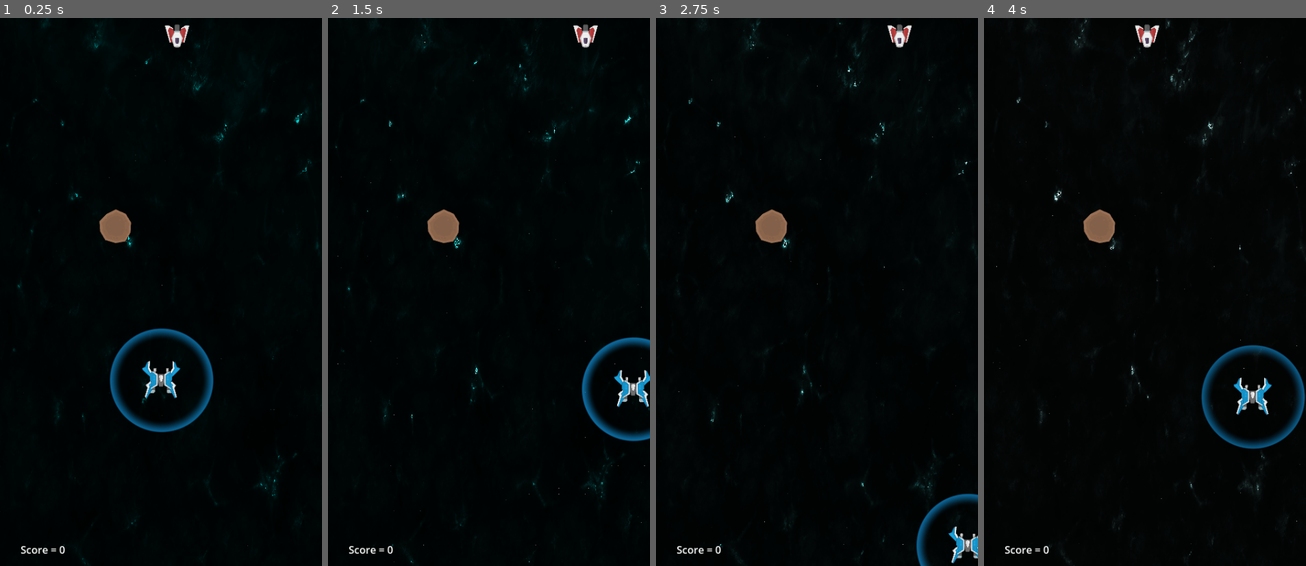
Above: before the commit, frames 1-4 (left to right).
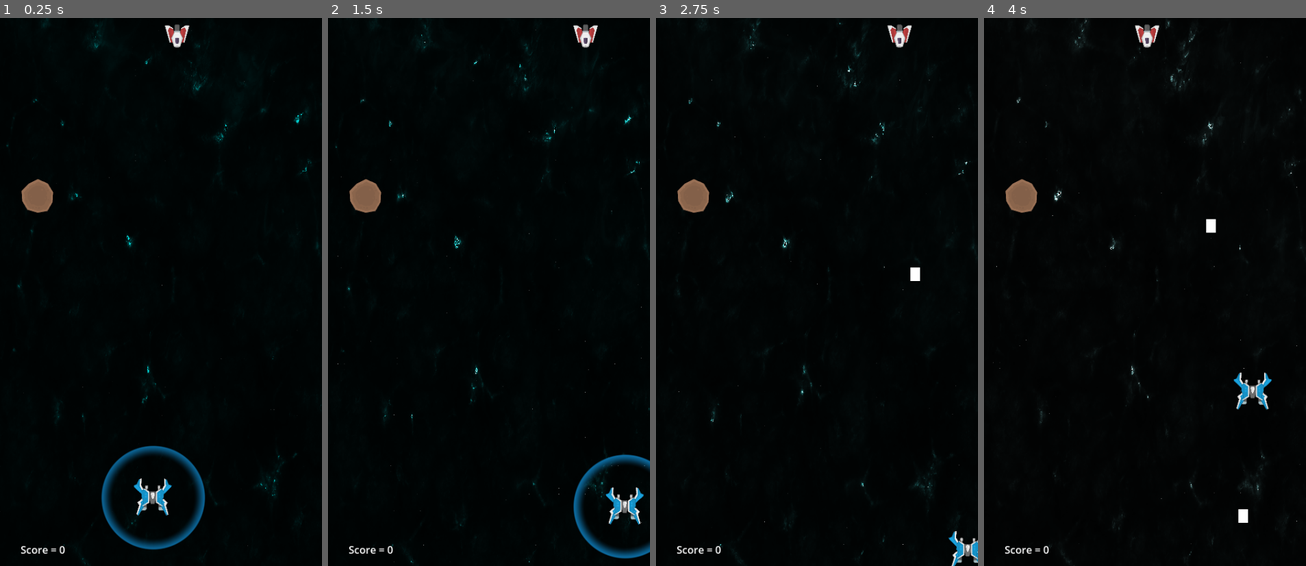
Above: after the commit, the same moments.

Repository: MauroCastro1705/Juego-motores
Game: Godot game, scene res://niveles/nivel-1.tscn
The game is run twice, just before and just after one commit, with the same random seed, the same clock (stepped at 60 frames per second) and the same inputs. The project has no main scene, so this scene is started directly.
Inputs:
- Up to frame 1 (0.25 s): no input
- Up to frame 2 (1.5 s): hold Right (derecha) 0.53-1.28 s; tap Space (disparar) at 0.6, 1.35 s; hold S (abajo) from 1.28 s (still down)
- Up to frame 3 (2.75 s): release S (abajo) at 2.03 s; hold Right (derecha) from 2.03 s (still down); tap Space (disparar) at 2.1 s
- Up to frame 4 (4 s): release Right (derecha) at 2.78 s; hold W (arriba) 2.78-3.53 s; tap Space (disparar) at 2.85, 3.6 s; hold A (izquierda) from 3.53 s (still down)

The runs differ from the first frame. In frame 1, 4.6% of the frame differs, in the area x 6-67%, y 29-97%; in frame 2, 3.6%; in frame 3, 1.8%; in frame 4, 2.9%.

Commit message:
balas enemigo

Diff:
--- /dev/null
+++ b/enemigos/balas_enemigos/bala_enemigo_1.gd
@@ -0,0 +1,6 @@
+extends Area2D
+
+
+
+func _process(delta):
+	position.y += Global.velocidad_bala_enemigo1 * delta
--- /dev/null
+++ b/enemigos/balas_enemigos/bala_enemigo_1.tscn
@@ -0,0 +1,17 @@
+[gd_scene load_steps=3 format=3 uid="uid://bcphjfe43x6ek"]
+
+[ext_resource type="Script" uid="uid://dsk8ywcwni34g" path="res://enemigos/balas_enemigos/bala_enemigo_1.gd" id="1_1ento"]
+
+[sub_resource type="CircleShape2D" id="CircleShape2D_mfkbu"]
+
+[node name="BalaEnemigo1" type="Area2D" groups=["bala_enemigo"]]
+script = ExtResource("1_1ento")
+
+[node name="CollisionShape2D" type="CollisionShape2D" parent="."]
+shape = SubResource("CircleShape2D_mfkbu")
+
+[node name="ColorRect" type="ColorRect" parent="."]
+offset_left = -7.0
+offset_top = -11.0
+offset_right = 8.0
+offset_bottom = 10.0
--- a/enemigos/enemigo-1.tscn
+++ b/enemigos/enemigo-1.tscn
@@ -1,7 +1,8 @@
-[gd_scene load_steps=5 format=3 uid="uid://clmjuj1itk38j"]
+[gd_scene load_steps=6 format=3 uid="uid://clmjuj1itk38j"]
 
 [ext_resource type="Script" uid="uid://cghrs2gfuwtw2" path="res://enemigos/enemigo_1.gd" id="1_6glxd"]
 [ext_resource type="Texture2D" uid="uid://crio14v1vt34a" path="res://Assets/Sprites/Ships/spaceShips_001.png" id="1_pb86c"]
+[ext_resource type="PackedScene" uid="uid://bcphjfe43x6ek" path="res://enemigos/balas_enemigos/bala_enemigo_1.tscn" id="2_aa4yf"]
 
 [sub_resource type="CapsuleShape2D" id="CapsuleShape2D_6glxd"]
 radius = 15.0
@@ -12,6 +13,7 @@
 
 [node name="Enemigo-1" type="CharacterBody2D"]
 script = ExtResource("1_6glxd")
+bala_enemigo = ExtResource("2_aa4yf")
 
 [node name="SpaceShips001" type="Sprite2D" parent="."]
 scale = Vector2(0.191489, 0.191489)
--- a/jugador/jugador.tscn
+++ b/jugador/jugador.tscn
@@ -39,7 +39,7 @@
 shape = SubResource("CircleShape2D_5vouv")
 debug_color = Color(0.567238, 0.45675, 0.831844, 0.42)
 
-[node name="ColorRect" type="ColorRect" parent="escudo"]
+[node name="Escudo_imagen" type="ColorRect" parent="escudo"]
 material = ExtResource("3_im34r")
 offset_left = -113.977
 offset_top = -114.032
--- a/niveles/nivel-1.tscn
+++ b/niveles/nivel-1.tscn
@@ -26,47 +26,64 @@
 metadata/_edit_lock_ = true
 
 [node name="paredes" type="Node2D" parent="."]
+metadata/_edit_lock_ = true
+
+[node name="Area2D" type="Area2D" parent="paredes"]
+position = Vector2(-35.5, 425.5)
+
+[node name="CollisionPolygon2D" type="CollisionPolygon2D" parent="paredes/Area2D"]
+polygon = PackedVector2Array(-8.5, 102.5, -6.5, 439.5, 151.5, 454.5, 486.5, 452.5, 583.5, 408.5, 584.5, -131.5, 575.5, -481.5, 253.5, -474.5, 31.5, -461.5, 2.5, -126.5, -9.5, 55.5, -49.5, 24.5, -20.5, -517.5, 674.5, -534.5, 628.5, 482.5, 464.5, 501.5, 35.5, 493.5, -85.5, 451.5, -55.5, 102.5)
 
 [node name="StaticBody2D" type="StaticBody2D" parent="paredes"]
 metadata/_edit_lock_ = true
+metadata/_edit_group_ = true
 
 [node name="CollisionShape2D" type="CollisionShape2D" parent="paredes/StaticBody2D"]
 position = Vector2(-35.5, 425.5)
 shape = SubResource("RectangleShape2D_tvrp2")
+metadata/_edit_lock_ = true
 
 [node name="StaticBody2D2" type="StaticBody2D" parent="paredes"]
 position = Vector2(572, -3)
 metadata/_edit_lock_ = true
+metadata/_edit_group_ = true
 
 [node name="CollisionShape2D" type="CollisionShape2D" parent="paredes/StaticBody2D2"]
 position = Vector2(-35.5, 425.5)
 shape = SubResource("RectangleShape2D_tvrp2")
+metadata/_edit_lock_ = true
 
 [node name="StaticBody2D3" type="StaticBody2D" parent="paredes"]
 metadata/_edit_lock_ = true
+metadata/_edit_group_ = true
 
 [node name="CollisionShape2D" type="CollisionShape2D" parent="paredes/StaticBody2D3"]
 position = Vector2(258, -31)
 shape = SubResource("RectangleShape2D_srq4w")
+metadata/_edit_lock_ = true
 
 [node name="StaticBody2D4" type="StaticBody2D" parent="paredes"]
 metadata/_edit_lock_ = true
+metadata/_edit_group_ = true
 
 [node name="CollisionShape2D" type="CollisionShape2D" parent="paredes/StaticBody2D4"]
 position = Vector2(248, 863)
 shape = SubResource("RectangleShape2D_srq4w")
+metadata/_edit_lock_ = true
 
 [node name="Enemigo-1" parent="." instance=ExtResource("1_iptt1")]
 position = Vector2(250, 28)
 
 [node name="Jugador" parent="." instance=ExtResource("2_tvrp2")]
-position = Vector2(250, 561)
+position = Vector2(237, 743)
 
 [node name="Asteroide-1" parent="." instance=ExtResource("3_tvrp2")]
-position = Vector2(179, 324)
+position = Vector2(58, 277)
 
 [node name="Score" parent="." instance=ExtResource("5_ov6m4")]
 offset_left = 12.0
 offset_top = 811.0
 offset_right = 12.0
 offset_bottom = 811.0
+
+[connection signal="area_entered" from="paredes/Area2D" to="." method="_on_area_2d_area_entered"]
--- a/niveles/nivel_1.gd
+++ b/niveles/nivel_1.gd
@@ -4,3 +4,14 @@
 
 func _ready() -> void:
 	Global.player_score = 0
+
+
+
+
+
+func _on_area_2d_area_entered(area: Area2D) -> void:
+	_borrar_balas(area)
+
+func _borrar_balas(area):
+		area.queue_free()
+		print("bala borrada")
--- a/recursos/scripts_globales/global.gd
+++ b/recursos/scripts_globales/global.gd
@@ -4,7 +4,8 @@
 
 var vida_enemigo1:int = 3
 var puntaje_enemigo1:int = 10
-
+var velocidad_bala_enemigo1:float = 300.0
+var dmg_bala_enemigo1:int = 1
 
 func _update_score(new_score):
 	var a = player_score
Not shown, added: enemigos/balas_enemigos/bala_enemigo_1.gd.uid
